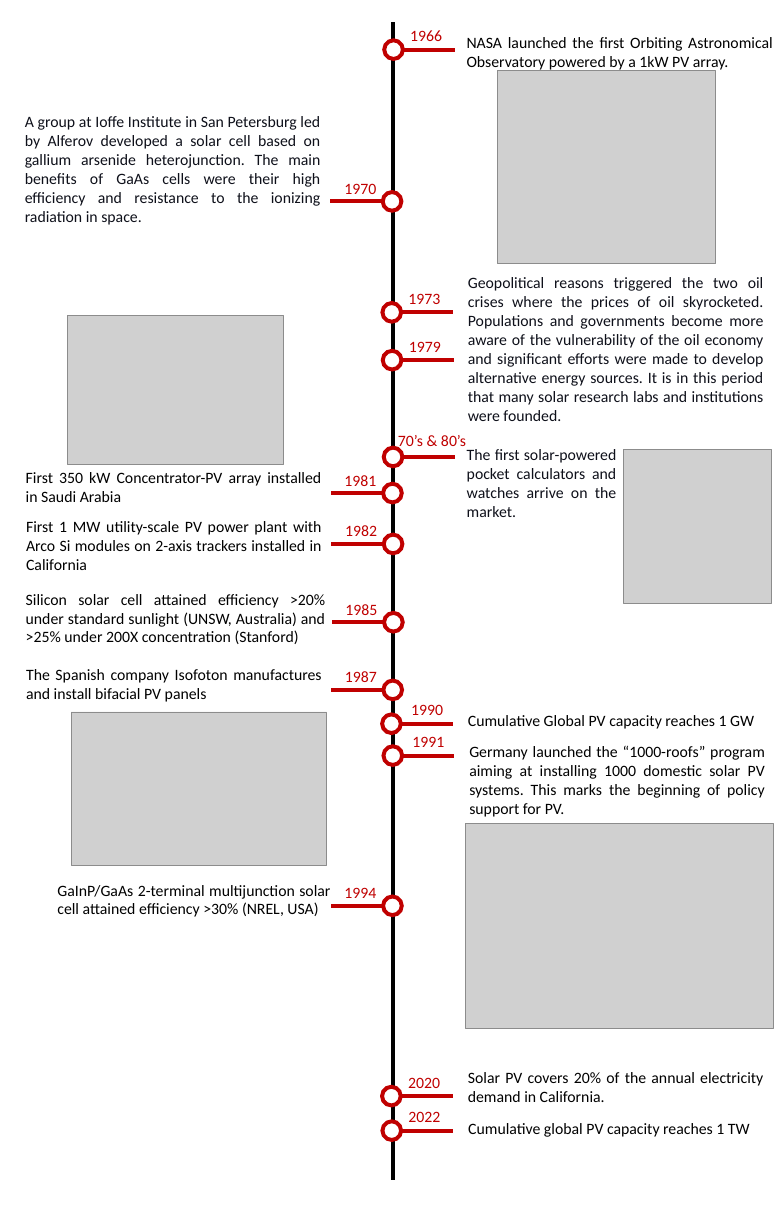
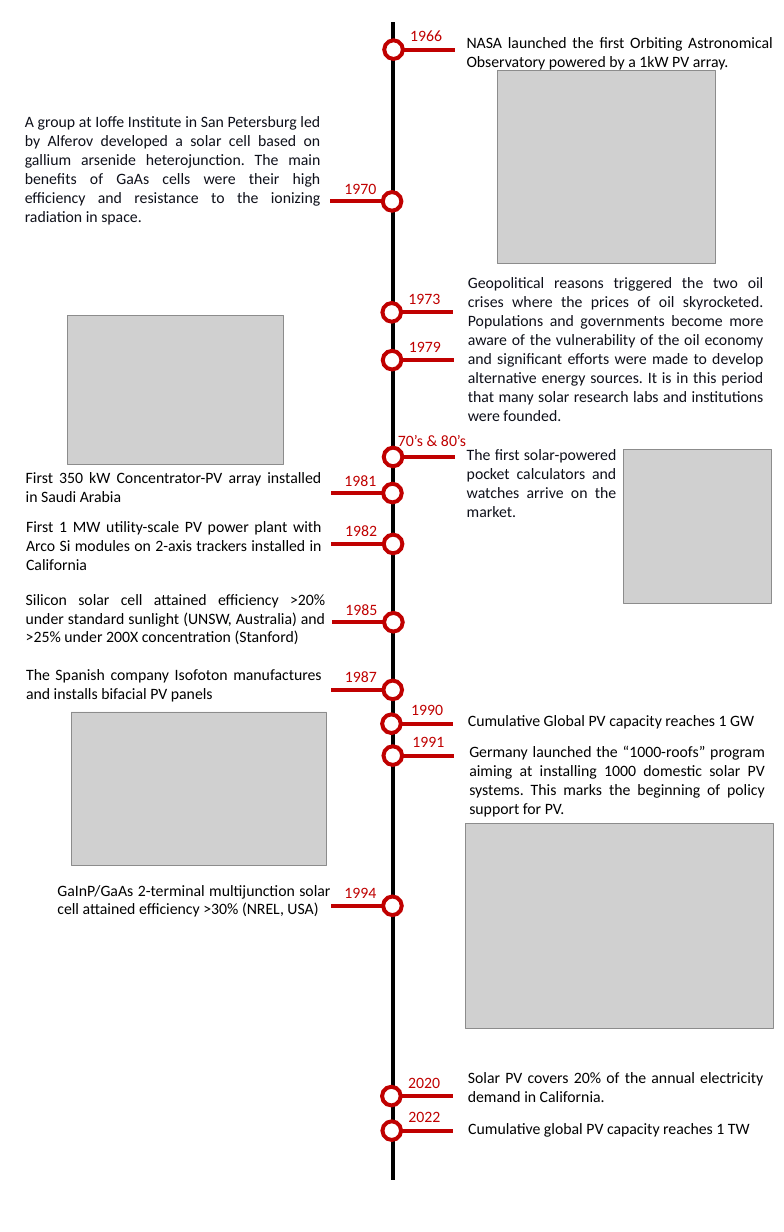
Before and after one commit to martavp/pv-textbook, a slide deck: slide 2 of Figures/Chapter_01/drawings/Fig_PV_history.pptx. Drawn at 784x1232 pixels with LibreOffice and Linux fonts; fonts in the diff are those of the drawing; grey boxes stand for pictures; background and template pictures are left out. Boxes give left, top, right and bottom in pixels: in the first picture for what was removed or moved away, otherwise in the second. Text is boxed around its words. In the diff, an @@ line names an element or a change of style, - is before the commit and + after.

```diff
--- a/Figures/Chapter_01/drawings/Fig_PV_history.pptx
+++ b/Figures/Chapter_01/drawings/Fig_PV_history.pptx
@@ text at (26,669,321,702): text changed @@
-The Spanish company Isofoton manufactures and install bifacial PV panels
+The Spanish company Isofoton manufactures and installs bifacial PV panels
```
Also in this commit, not shown: 2 other files.
